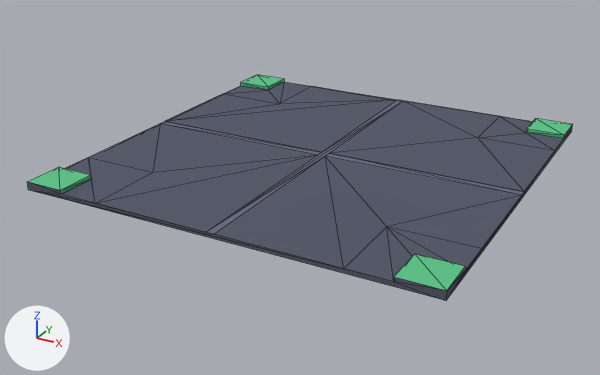
What one commit did to the glTF model kenney/city-kit-roads/road-crossroad-line.glb.
The view is the same before and after, from a 50 mm camera at (0.882, -1.726, 0.768) aimed at (-0.036, -0.058, -0.066). Every picture has the same lights, and +X, +Y and +Z are marked at lower left. The first picture is the older version. Mesh edges are drawn as thin lines. Vertices at exactly the same position are counted once.

Script lines for the objects in view, before the commit:
```python
me_road_crossroad_line = bpy.data.meshes.new('road-crossroad-line')
me_road_crossroad_line.from_pydata(...)  # 60 vertices, 108 faces; spans x -0.5..0.5, y -0.5..0.5, z 0.0..0.02
me_road_crossroad_line.materials.append(mat_colormap)
ob_road_crossroad_line = bpy.data.objects.new('road-crossroad-line', me_road_crossroad_line)
ob_road_crossroad_line.location = (0.0, 0.0, 0.0)
```
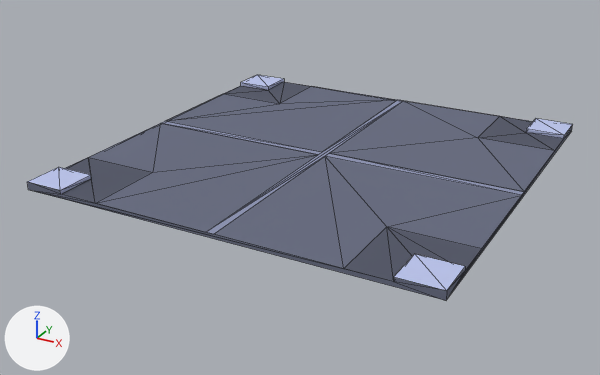
Changed parts and their boxes [x1, y1, x2, y2] in the pictures (600 x 375 px; the box of a moved part takes in the faces that stretch with it):
```json
{"part": 1, "of": "me_road_crossroad_line", "change": "moved or reshaped", "before": [89, 100, 524, 249], "after": [89, 100, 524, 249]}
{"part": 2, "of": "me_road_crossroad_line", "change": "surface changed", "before": [27, 75, 573, 300], "after": [27, 75, 573, 300]}
```

Edits to the scene script, one JSON object a line:
```json
{"block": "me_road_crossroad_line", "where": "# used by ob_road_crossroad_line; location = (0.0, 0.0, 0.0)"}
{"op": "remove", "block": "me_road_crossroad_line", "code": "me_road_crossroad_line.from_pydata(...)  # 60 vertices, 108 faces; spans x -0.5..0.5, y -0.5..0.5, z 0.0..0.02"}
{"op": "add", "block": "me_road_crossroad_line", "code": "me_road_crossroad_line.from_pydata(...)  # 72 vertices, 108 faces; spans x -0.5..0.5, y -0.5..0.5, z 0.0..0.02"}
{"block": "me_road_crossroad_line", "change": "me_road_crossroad_line part 1"}
{"block": "me_road_crossroad_line", "change": "14 faces are deleted"}
{"block": "me_road_crossroad_line", "change": "12 vertices are added at x -0.5..0.5, y -0.5..0.5, z 0.01"}
{"block": "me_road_crossroad_line", "change": "14 new faces join them"}
{"block": "me_road_crossroad_line", "change": "me_road_crossroad_line part 2: 78 kept faces spanning x -0.5..0.5, y -0.5..0.5, z 0.0..0.02 get new texture (UV) coordinates"}
```
